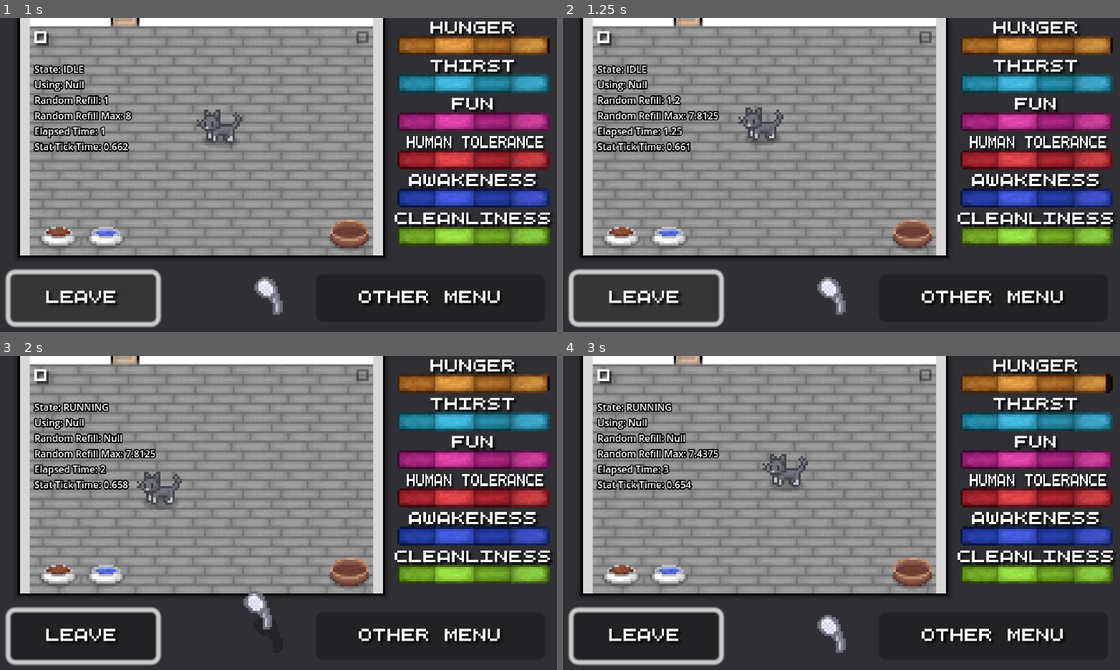
Above: before the commit, frames 1-4 (two rows, left to right).
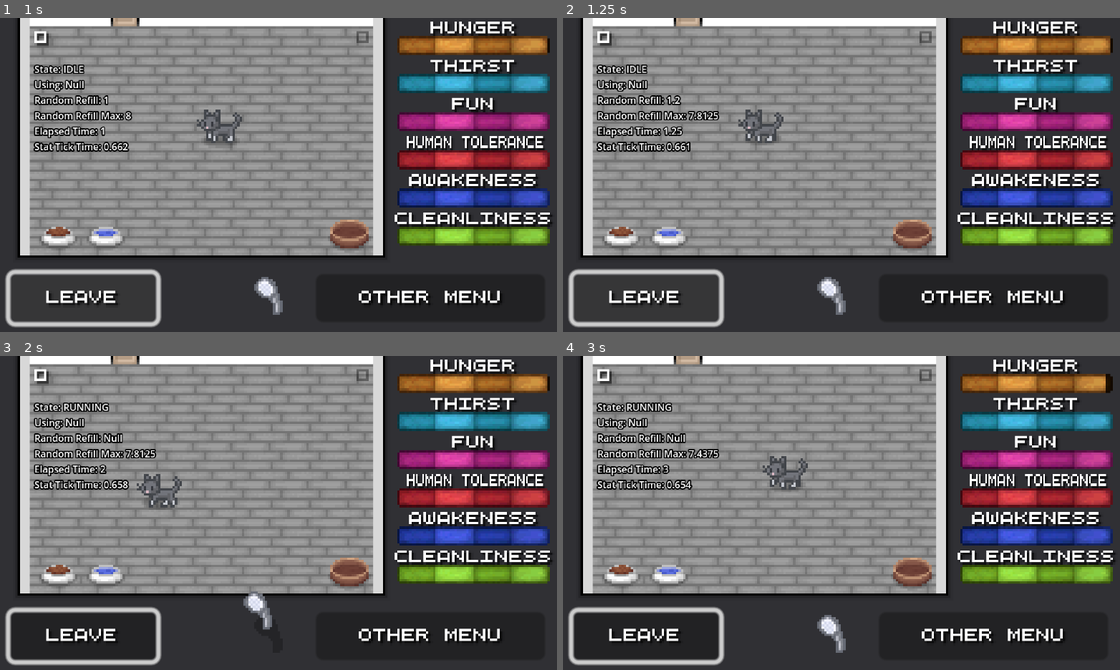
Above: after the commit, the same moments.

Repository: Theooolone/m-game
Game: Godot game, scene res://scenes/catsim/cat_sim.tscn
Two runs of this game, one before a commit and one after it. Both use one fixed random seed, a clock stepped at 60 frames per second and the inputs below. This scene is started directly instead of the project's main scene.
Inputs (mouse positions are in pixels of both pictures, inside the frame that each line leads up to):
- Up to frame 1 (1 s): click "Leave" at 0.5 s
- Up to frame 2 (1.25 s): no input
- Up to frame 3 (2 s): drag from (278, 641) to (200, 465) at 1.27 s
- Up to frame 4 (3 s): drag from (724, 531) to (830, 619) at 2.02 s; move the mouse to (897, 447) at 2.77 s; hold Right (right) from 2.78 s (still down); tap E (interact) at 2.85 s

Frame 1 is identical in both runs. In frame 2, 0.3% of the frame differs, in the area x 31-40%, y 28-40%; in frame 3, 0.3%, in the area x 24-33%, y 36-49%; in frame 4, 0.3%.

Commit message:
Added cat animations

Diff:
--- a/scenes/catsim/cat_sim.tscn
+++ b/scenes/catsim/cat_sim.tscn
@@ -11,6 +11,7 @@
 [ext_resource type="Texture2D" uid="uid://bpc2becmdwkh0" path="res://assets/textures/catsim/catbed_sleeping.png" id="7_2etbn"]
 [ext_resource type="AudioStream" uid="uid://duiwnw1md8b2p" path="res://assets/sounds/meow1.wav" id="7_10b03"]
 [ext_resource type="AudioStream" uid="uid://bw25r5o33y8ol" path="res://assets/sounds/meow2.wav" id="8_0r8g4"]
+[ext_resource type="Texture2D" uid="uid://bq860rahhq1pc" path="res://assets/textures/catsim/cat.png" id="9_gq5tj"]
 [ext_resource type="AudioStream" uid="uid://c5bmkp0gf01bh" path="res://assets/sounds/meow3.wav" id="9_yl3ha"]
 [ext_resource type="LabelSettings" uid="uid://dguaiif1dpkwk" path="res://resources/5px.tres" id="10_qs8rk"]
 [ext_resource type="FontFile" uid="uid://d0bw2pjoup6pc" path="res://assets/fonts/5px.ttf" id="13_breyg"]
@@ -46,6 +47,42 @@
 "loop": true,
 "name": &"sleeping",
 "speed": 0.75
+}]
+
+[sub_resource type="AtlasTexture" id="AtlasTexture_igbm0"]
+atlas = ExtResource("9_gq5tj")
+region = Rect2(0, 0, 24, 24)
+
+[sub_resource type="AtlasTexture" id="AtlasTexture_s1ubk"]
+atlas = ExtResource("9_gq5tj")
+region = Rect2(24, 0, 24, 24)
+
+[sub_resource type="AtlasTexture" id="AtlasTexture_8th28"]
+atlas = ExtResource("9_gq5tj")
+region = Rect2(48, 0, 24, 24)
+
+[sub_resource type="AtlasTexture" id="AtlasTexture_fnt0g"]
+atlas = ExtResource("9_gq5tj")
+region = Rect2(72, 0, 24, 24)
+
+[sub_resource type="SpriteFrames" id="SpriteFrames_1yrom"]
+animations = [{
+"frames": [{
+"duration": 1.0,
+"texture": SubResource("AtlasTexture_igbm0")
+}, {
+"duration": 1.0,
+"texture": SubResource("AtlasTexture_s1ubk")
+}, {
+"duration": 1.0,
+"texture": SubResource("AtlasTexture_8th28")
+}, {
+"duration": 1.0,
+"texture": SubResource("AtlasTexture_fnt0g")
+}],
+"loop": true,
+"name": &"default",
+"speed": 7.0
 }]
 
 [sub_resource type="ShaderMaterial" id="ShaderMaterial_8seon"]
@@ -243,6 +280,8 @@
 
 [node name="Cat" parent="." instance=ExtResource("13_yrtix")]
 position = Vector2(-24, -16)
+sprite_frames = SubResource("SpriteFrames_1yrom")
+frame_progress = 0.93669
 
 [node name="StatTickTimer" type="Timer" parent="."]
 autostart = true
--- a/scripts/Cat.gd
+++ b/scripts/Cat.gd
@@ -121,9 +121,14 @@
 
 	current_state = new_state
 	if new_state == State.RUNNING:
+		cat_node.speed_scale = 2.5
 		cat_speed = 2.5*cat_speed_base
 	else:
+		cat_node.speed_scale = 1
 		cat_speed = cat_speed_base
+
+	if new_state == State.WALKING:
+		cat_node.play("default")
 
 func abort_object(reset_random_refill: bool = true):
 	if not stat_goal:
@@ -190,13 +195,18 @@
 	cat_node.position = cat_node.position.move_toward(pos, cat_speed*16*delta)
 	return cat_node.position == pos
 
+
 func idle_process(delta):
-	move_towards(random_goal, delta)
+	if move_towards(random_goal, delta):
+		cat_node.stop()
+
 
 func move_random_goal():
 	random_goal.x = randi_range(min_idle_range.x, max_idle_range.x)
 	random_goal.y = randi_range(min_idle_range.y, max_idle_range.y)
 	cat_idle_walk_timer.start(randf_range(4,8))
+	cat_node.play("default")
+
 
 func _on_cat_idle_walk_timeout():
 	if current_state == State.RUNNING: return
@@ -257,6 +267,7 @@
 		use_duration_timer_node.start(stats[stat_goal]["use_time"])
 		if stats[stat_goal]["start_use_func"]:
 			stats[stat_goal]["start_use_func"].call()
+		cat_node.stop()
 		change_state(State.USING)
 
 
@@ -266,6 +277,7 @@
 		stat_goal = null
 	random_refill_timer_node.start()
 	change_state(State.IDLE)
+	cat_node.play("default")
 
 
 @onready var random_refill_timer_node = $RandomRefillTimer
Binary file changed: assets/aseprite/cat.aseprite
Binary file changed: assets/textures/catsim/cat.png
Not shown: 1 places in scenes/catsim/cat_sim.tscn that only renumber resources
